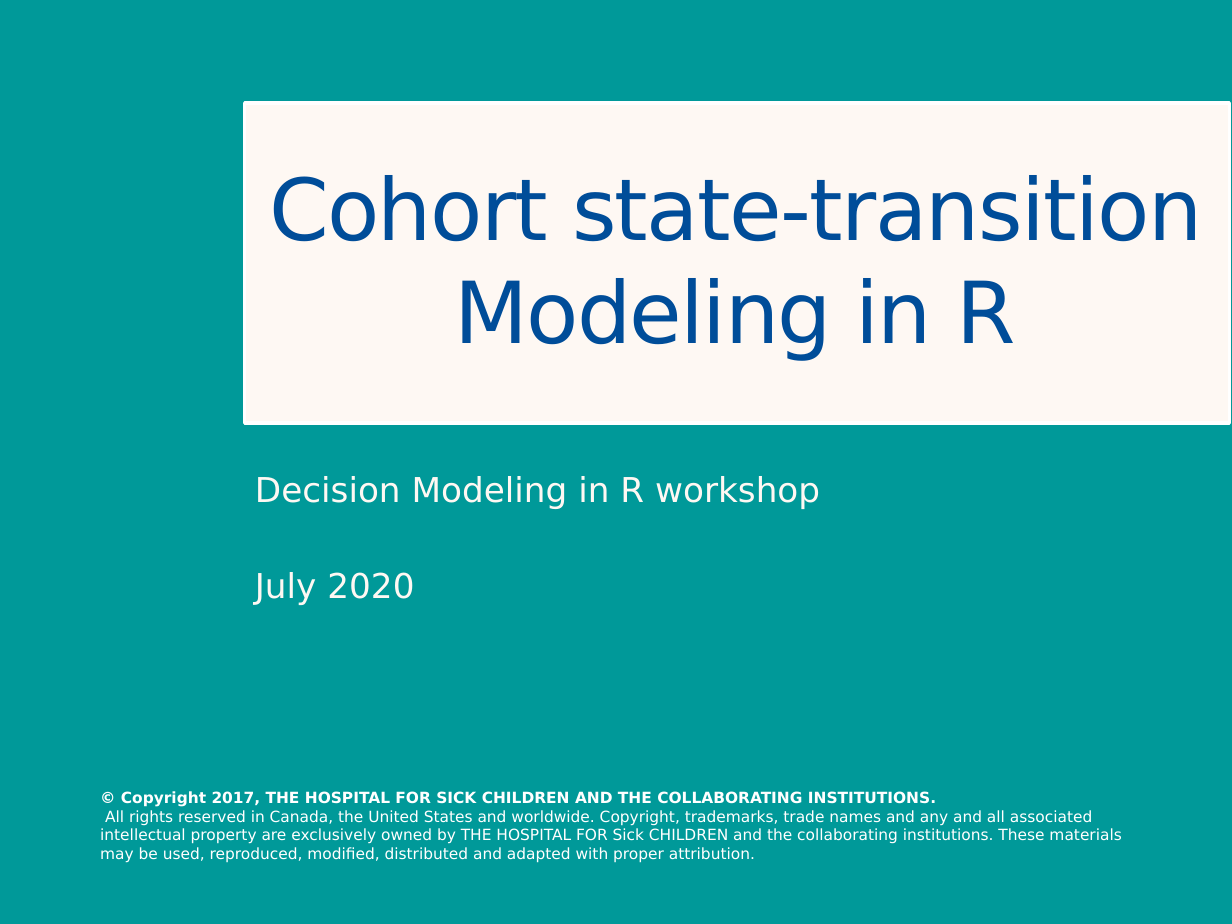
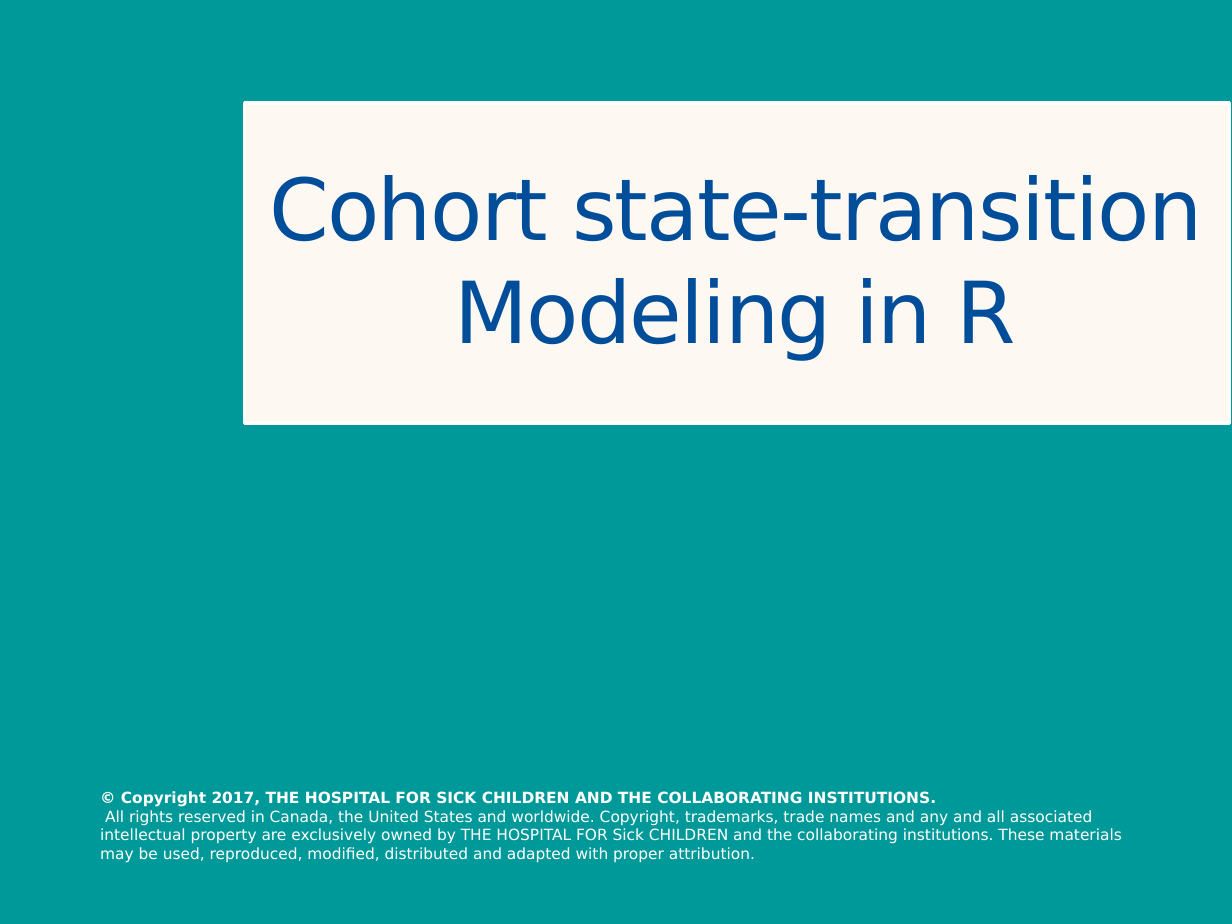
Before and after one commit to DARTH-git/Course-Modularization, a slide deck: slide 1 of static/Course_Modularization/Markov models/Slides/MarkovModelSlides.pptx. Drawn at 1232x924 pixels with LibreOffice and Linux fonts; fonts in the diff are those of the drawing. Boxes give left, top, right and bottom in pixels: in the first picture for what was removed or moved away, otherwise in the second. Text is boxed around its words. In the diff, an @@ line names an element or a change of style, - is before the commit and + after.

```diff
--- a/static/Course_Modularization/Markov models/Slides/MarkovModelSlides.pptx
+++ b/static/Course_Modularization/Markov models/Slides/MarkovModelSlides.pptx
@@ subtitle removed at (255, 476, 820, 605) @@
-Decision Modeling in R workshop
-July 2020
```
Also in this commit, not shown: 9 other files.
